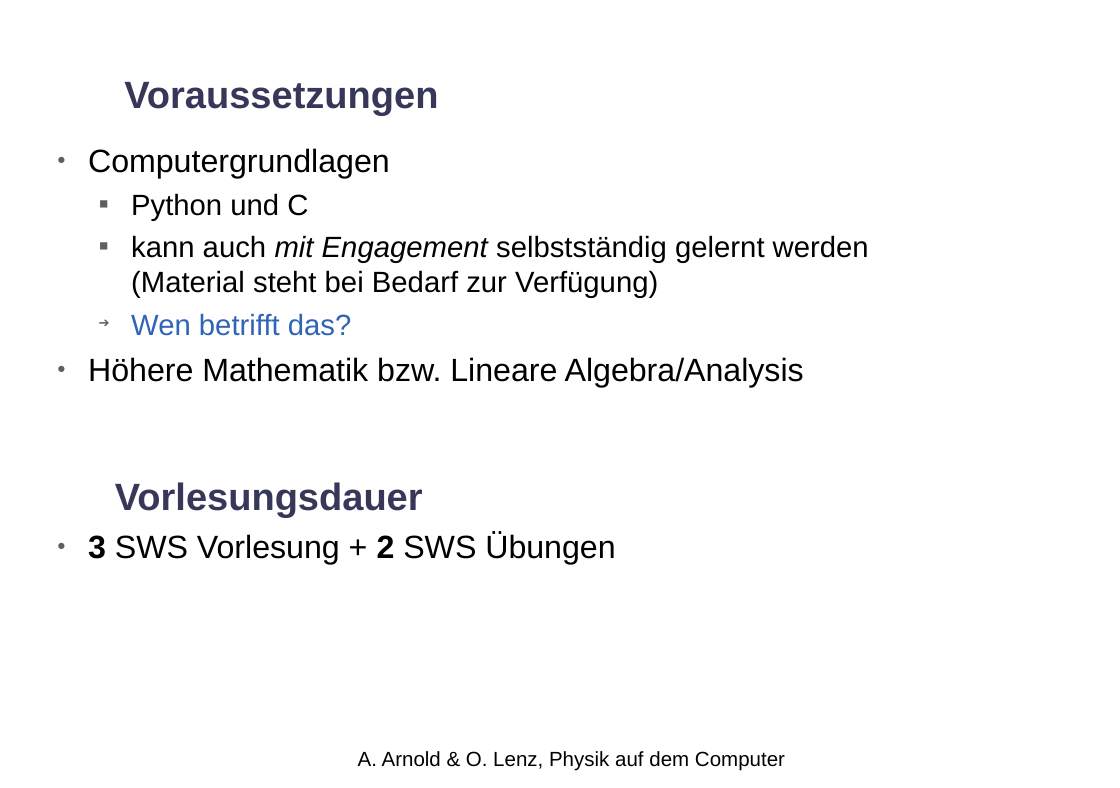
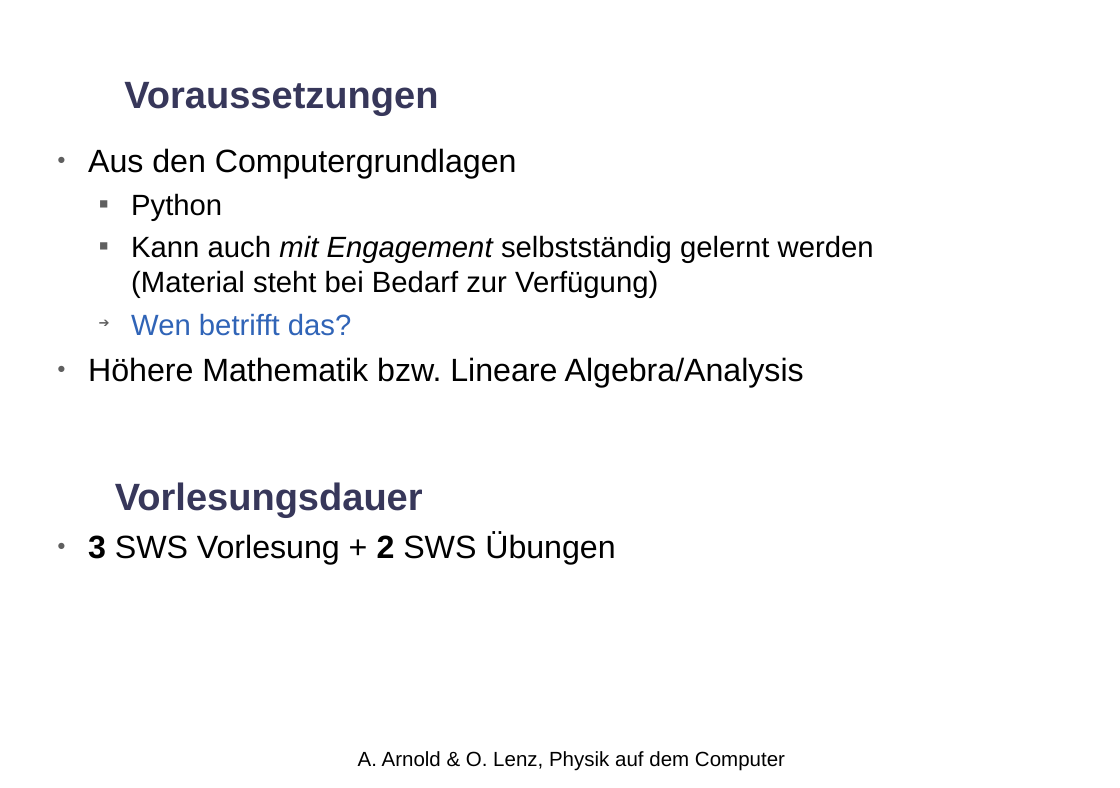
Before and after one commit to arnolda/padc, a slide deck: slide 2 of Vorlesewerbung.odp. Drawn at 1120x788 pixels with LibreOffice and Linux fonts; fonts in the diff are those of the drawing; background and template pictures are left out. Boxes give left, top, right and bottom in pixels: in the first picture for what was removed or moved away, otherwise in the second. Text is boxed around its words. In the diff, an @@ line names an element or a change of style, - is before the commit and + after.

```diff
--- a/Vorlesewerbung.odp
+++ b/Vorlesewerbung.odp
@@ text at box(88, 148, 874, 298): text changed @@
-● Computergrundlagen
-  ▪ Python und C
-  ▪ kann auch mit Engagement selbstständig gelernt werden
-    (Material steht bei Bedarf zur Verfügung)
+● Aus den Computergrundlagen
+  ▪ Python
+  ▪ Kann auch mit Engagement selbstständig gelernt werden
+    (Material steht bei Bedarf zur Verfügung)
```
Also in this commit, not shown: 1 other slide changed, 3 other files.
